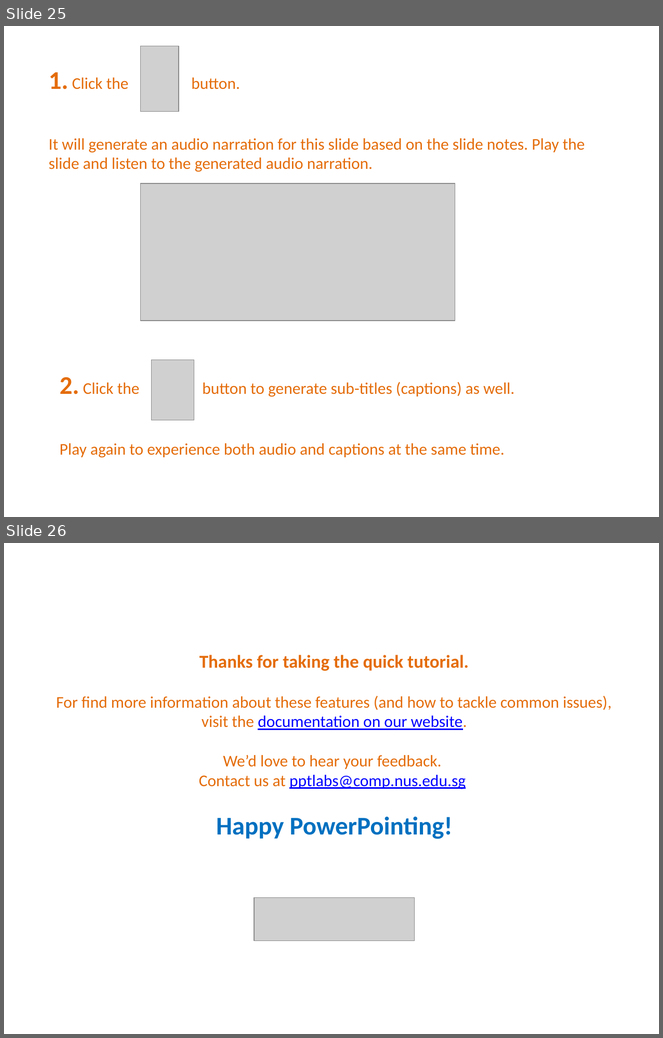
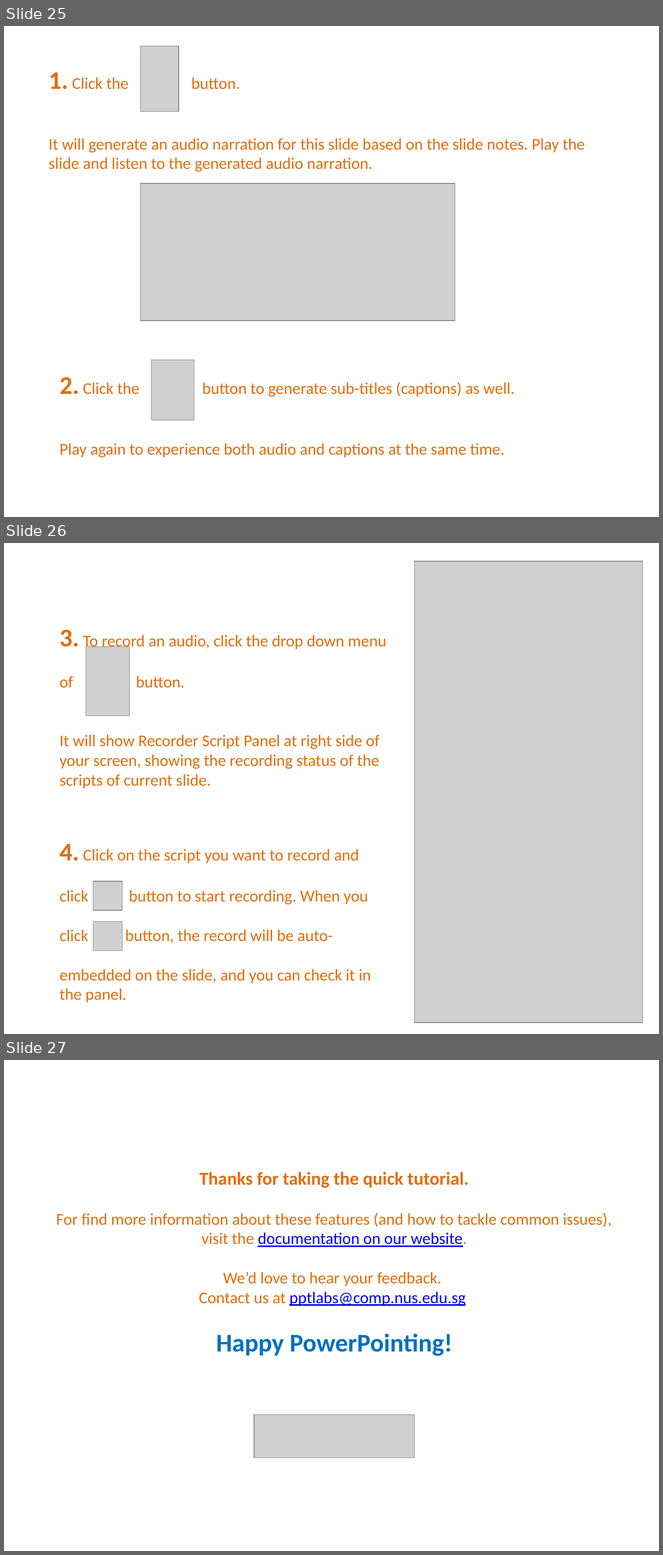
Before and after one commit to PowerPointLabs/PowerPointLabs, a slide deck: PowerPointLabs/PowerPointLabs/PowerPointLabs Quick Tutorial.pptx. Shown one above the other, each under a label of ours: slides 25 and 26 before the commit, slides 25, 26 and 27 after it. The pictures are 663x1038 and 663x1555 pixels, drawn with LibreOffice and Linux fonts; fonts in the diff are those of the drawing; grey boxes stand for pictures. Boxes give left, top, right and bottom in pixels: in the first picture for what was removed or moved away, otherwise in the second. Text is boxed around its words. In the diff, an @@ line names an element or a change of style, - is before the commit and + after.

```diff
--- a/PowerPointLabs/PowerPointLabs/PowerPointLabs Quick Tutorial.pptx
+++ b/PowerPointLabs/PowerPointLabs/PowerPointLabs Quick Tutorial.pptx
@@ slide 26 added at (4, 543, 659, 1034), background #FFFFFF @@
@@ picture added at (415, 561, 643, 1018) @@
@@ picture added at (415, 561, 643, 1023) @@
@@ text added at (60, 630, 387, 788), 18 pt, text #E46C0A @@
+3. To record an audio, click the drop down menu
+of button.
+It will show Recorder Script Panel at right side of your screen, showing the recording status of the scripts of current slide.
@@ picture added at (86, 646, 130, 716) @@
@@ text added at (60, 844, 371, 1003), 18 pt, text #E46C0A @@
+4. Click on the script you want to record and
+click button to start recording. When you
+click button, the record will be auto-
+embedded on the slide, and you can check it in the panel.
@@ picture added at (93, 882, 122, 911) @@
@@ picture added at (93, 922, 122, 951) @@
@@ what was slide 26 is now slide 27 @@
```
Also in this commit, not shown: 2 other files.
